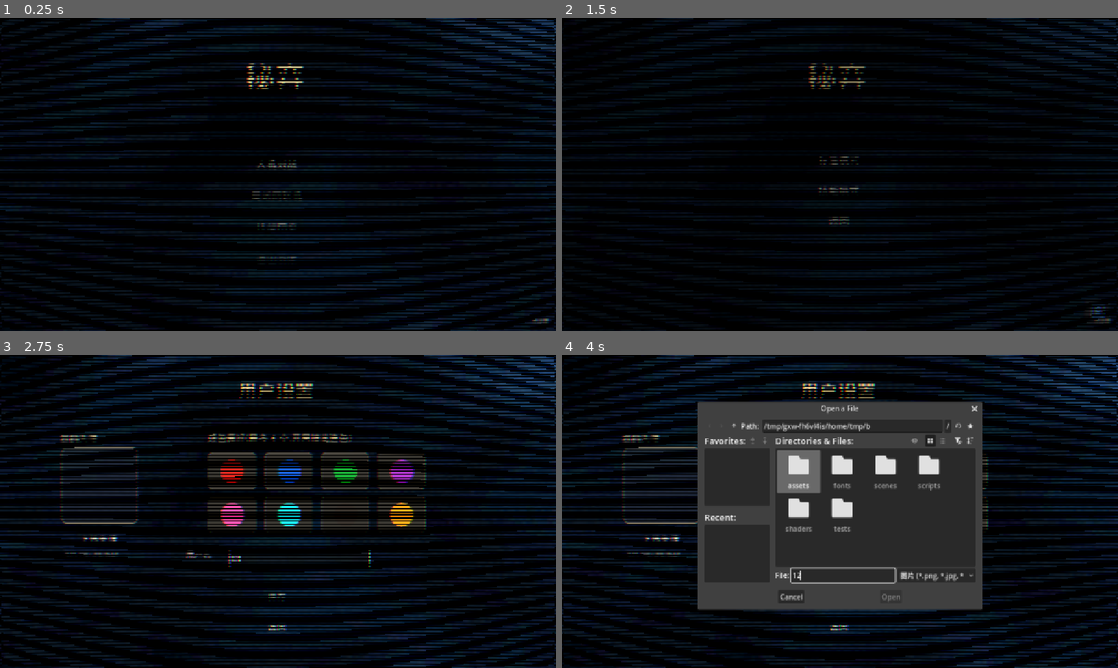
Above: before the commit, frames 1-4 (two rows, left to right).
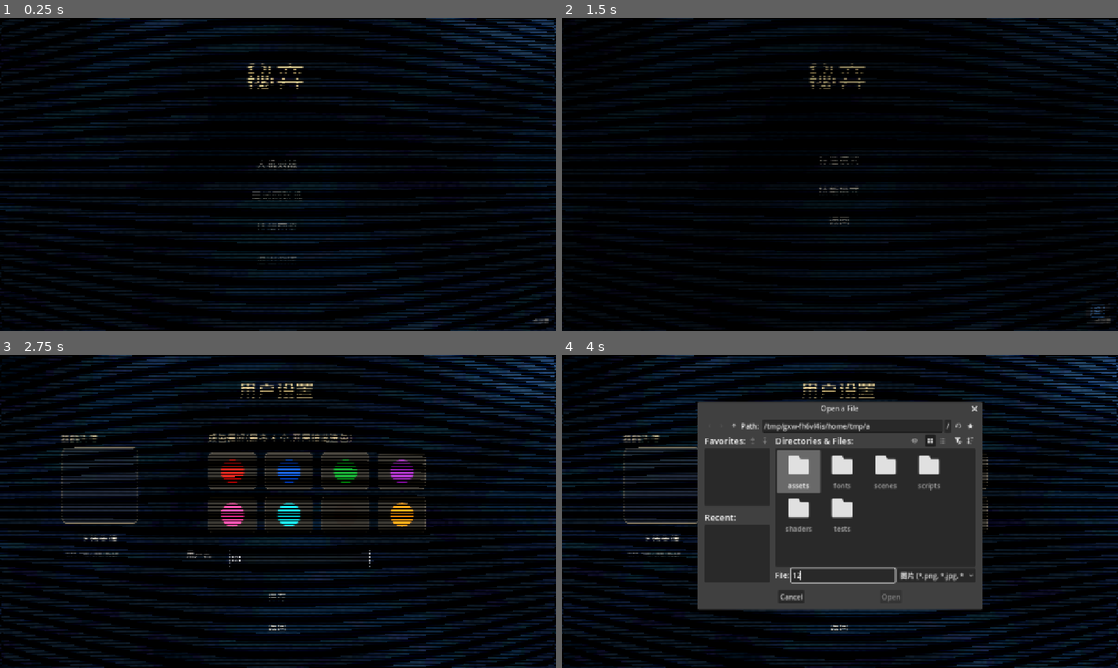
Above: after the commit, the same moments.

Repository: Lurongshika/ChessGame
Game: Godot game, scene res://scenes/main.tscn
The game is run twice, just before and just after one commit, with the same random seed, the same clock (stepped at 60 frames per second) and the same inputs.
Inputs (mouse positions are in pixels of both pictures, inside the frame that each line leads up to):
- Up to frame 1 (0.25 s): no input
- Up to frame 2 (1.5 s): click "人机对战" at 0.5 s; click (1101, 312) at 1.27 s
- Up to frame 3 (2.75 s): click (300, 558) at 2.02 s; type "12" at 2.1 s
- Up to frame 4 (4 s): click "上传头像" at 2.75 s; click (845, 574) at 3.52 s; type "12" at 3.6 s

The runs differ from the first frame. In frame 1, 0.4% of the frame differs, in the area x 44-99%, y 14-98%; in frame 2, 0.3%; in frame 3, 1.2%, in the area x 10-77%, y 9-88%; in frame 4, 0.5%.

Commit message:
CRT 红蓝移(色差)改为 0

Diff:
--- a/shaders/crt.gdshader
+++ b/shaders/crt.gdshader
@@ -6,7 +6,7 @@
 
 uniform float scan_intensity : hint_range(0.0, 0.3) = 0.08;
 uniform float curve_val : hint_range(1.0, 20.0) = 12.0;
-uniform float aberration : hint_range(0.0, 0.01) = 0.0012;
+uniform float aberration : hint_range(0.0, 0.01) = 0.0;
 uniform float blur_size : hint_range(0.0, 0.01) = 0.0015;
 uniform float brightness : hint_range(0.8, 1.6) = 1.15;
 
